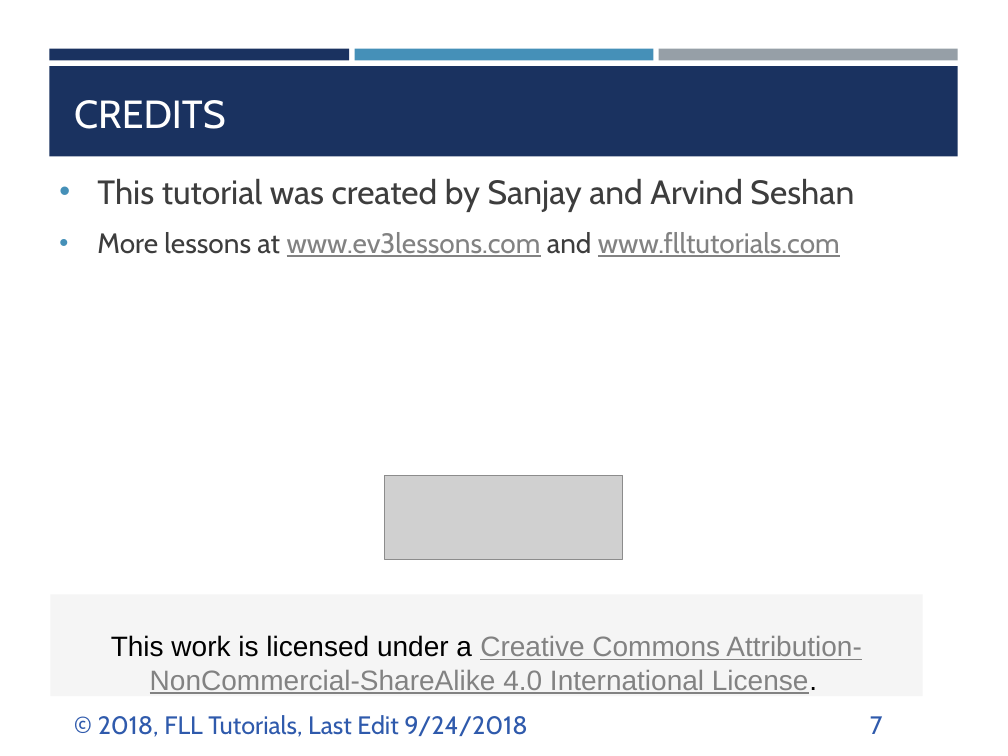
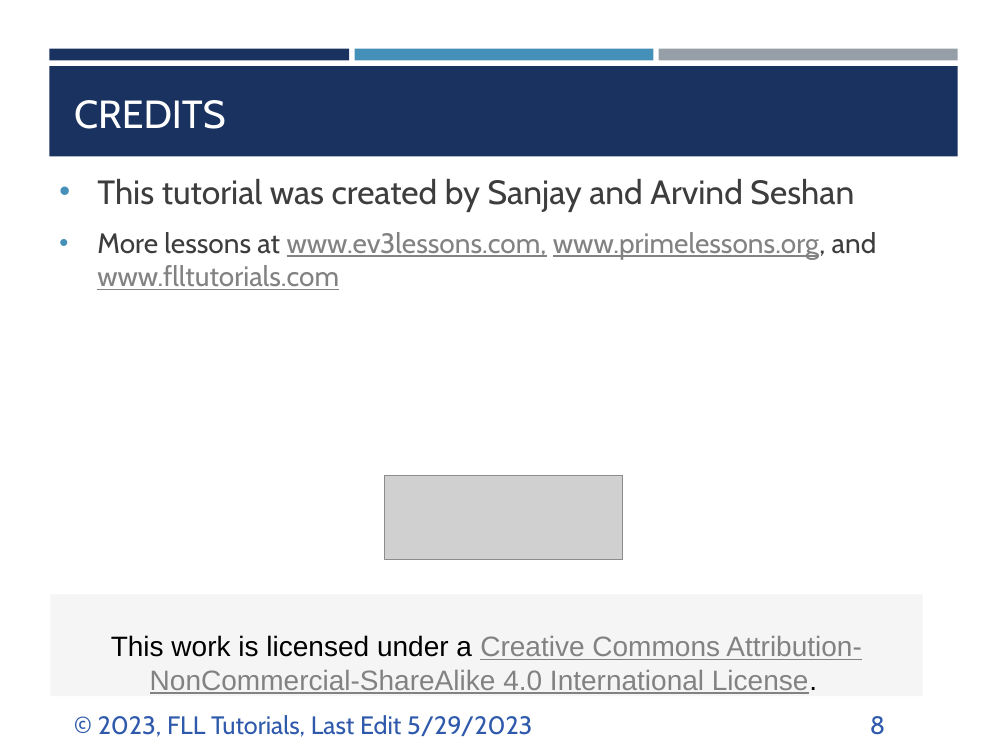
Before and after one commit to ev3lessons/FLL-Tutorials, a slide deck: slide 8 of translations/en-us/RobotGame/SavingTime.pptx (slide 7 before the commit). Drawn at 1008x756 pixels with LibreOffice and Linux fonts; fonts in the diff are those of the drawing; grey boxes stand for pictures. Boxes give left, top, right and bottom in pixels: in the first picture for what was removed or moved away, otherwise in the second. Text is boxed around its words. In the diff, an @@ line names an element or a change of style, - is before the commit and + after.

Commit message:
Added Efficiency lesson

```diff
--- a/translations/en-us/RobotGame/SavingTime.pptx
+++ b/translations/en-us/RobotGame/SavingTime.pptx
@@ text at <box>97,232,877,290</box>: text changed @@
-• More lessons at www.ev3lessons.com and www.flltutorials.com
+• More lessons at www.ev3lessons.com, www.primelessons.org, and www.flltutorials.com
@@ text at <box>98,715,532,737</box>: text changed @@
-© 2018, FLL Tutorials, Last Edit 9/24/2018
+© 2023, FLL Tutorials, Last Edit 5/29/2023
@@ page number at <box>870,716,885,735</box>: text changed @@
-7
+8
```
Also in this commit, not shown: 6 other slides changed, 1 slide added, 3 other files.
